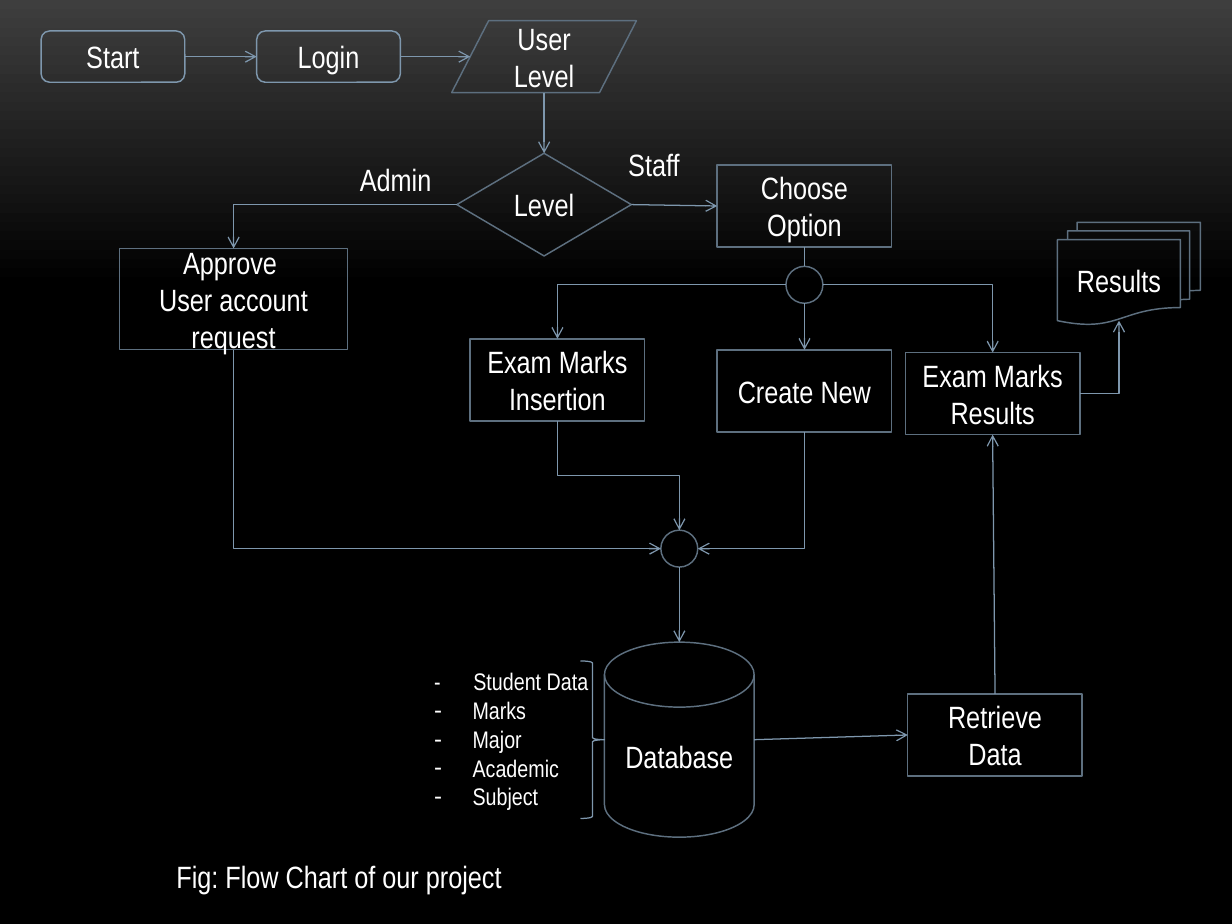
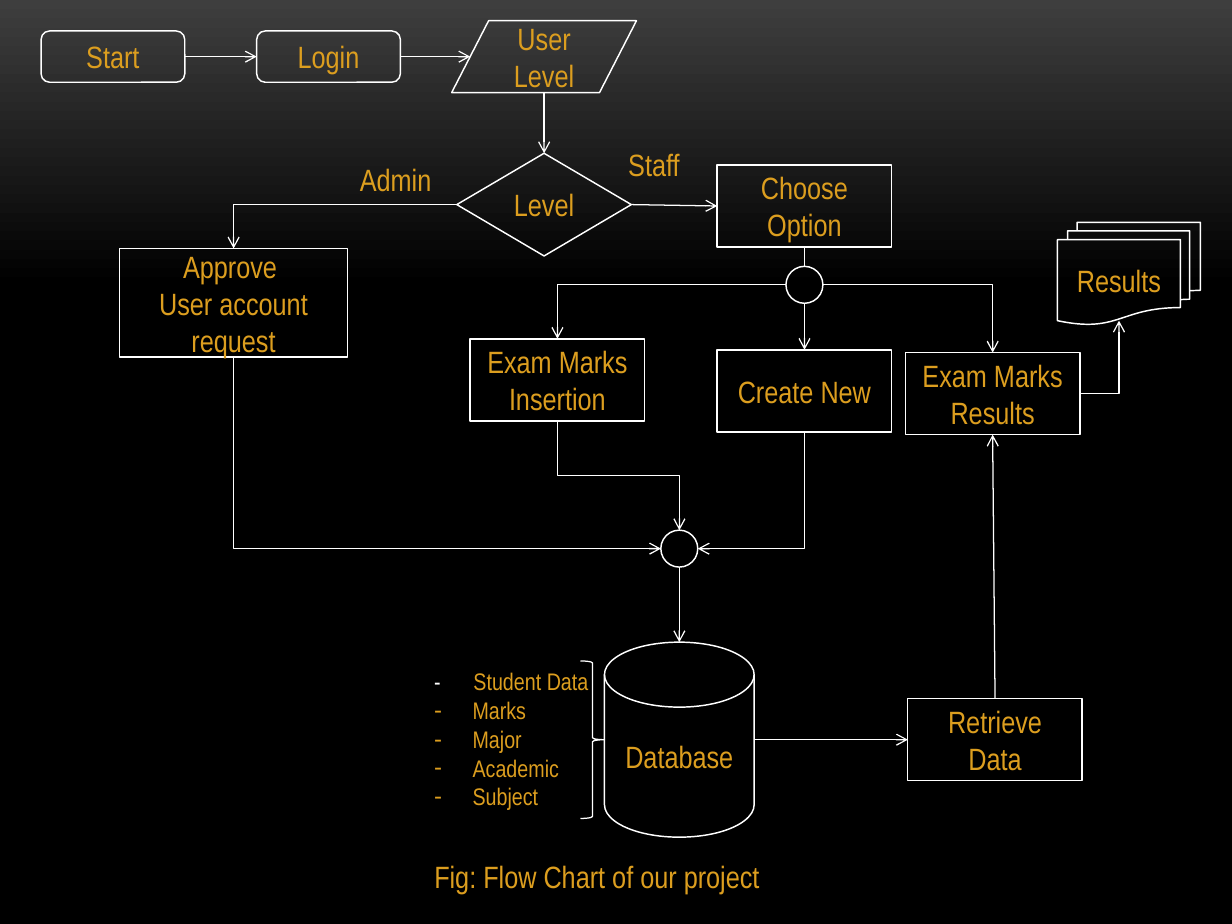
Before and after one commit to team7mit/ExamRecordQQ, a slide deck: slide 9 of Examination Record Management System.pptx. Drawn at 1232x924 pixels with LibreOffice and Linux fonts; fonts in the diff are those of the drawing. Boxes give left, top, right and bottom in pixels: in the first picture for what was removed or moved away, otherwise in the second. Text is boxed around its words. In the diff, an @@ line names an element or a change of style, - is before the commit and + after.

```diff
--- a/Examination Record Management System.pptx
+++ b/Examination Record Management System.pptx
@@ rounded rectangle "Start" at (41,31,185,83): text colour #FFFFFF to #DC9E1F; outline #7E97AD 0.85 pt to #FFFFFF 0.85 pt @@
@@ arrow (185, 57) - (256, 57): stroke #7E97AD 0.75 pt to #FFFFFF 0.75 pt @@
@@ rounded rectangle "Login" at (256,31,400,83): text colour #FFFFFF to #DC9E1F; outline #7E97AD 0.85 pt to #FFFFFF 0.85 pt @@
@@ arrow (400, 57) - (471, 57): stroke #7E97AD 0.75 pt to #FFFFFF 0.75 pt @@
@@ arrow (545, 92) - (545, 153): stroke #7E97AD 0.75 pt to #FFFFFF 0.75 pt @@
@@ text colour #FFFFFF to #DC9E1F in 3 elements at (360,168,432,192), (473,672,589,810), (628,153,679,177) @@
@@ elbow arrow (457, 205) - (234, 249): stroke #7E97AD 0.75 pt to #FFFFFF 0.75 pt @@
@@ arrow (631, 205) - (717, 206): stroke #7E97AD 0.75 pt to #FFFFFF 0.75 pt @@
@@ text colour #FFFFFF to #DC9E1F; outline #5D7080 0.85 pt to #FFFFFF 0.85 pt in 10 elements at (452,21,637,92), (457,153,632,255), (717,165,892,248), (471,339,646,421), (717,350,892,432), (906,352,1080,435), (605,642,754,837), (1057,222,1200,324), (908,699,1083,781), (120,249,347,357) @@
@@ rectangle "Approve": place and size @@
-rectangle "Approve" at (120,249,347,350)
+rectangle "Approve" at (120,249,347,357)
@@ ellipse at (786,266,823,303): outline #5D7080 0.85 pt to #FFFFFF 0.85 pt @@
@@ line (804, 248) - (804, 266): stroke #7E97AD 0.75 pt to #FFFFFF 0.75 pt @@
@@ elbow arrow (786, 285) - (558, 339): stroke #7E97AD 0.75 pt to #FFFFFF 0.75 pt @@
@@ elbow arrow (823, 285) - (993, 352): stroke #7E97AD 0.75 pt to #FFFFFF 0.75 pt @@
@@ arrow (804, 303) - (804, 350): stroke #7E97AD 0.75 pt to #FFFFFF 0.75 pt @@
@@ elbow arrow (1080, 394) - (1119, 320): stroke #7E97AD 0.75 pt to #FFFFFF 0.75 pt @@
@@ elbow arrow moved from (234, 350) - (660, 548) to (234, 357) - (660, 548) @@
@@ elbow arrow (234, 357) - (660, 548): stroke #7E97AD 0.75 pt to #FFFFFF 0.75 pt @@
@@ elbow arrow (558, 421) - (679, 530): stroke #7E97AD 0.75 pt to #FFFFFF 0.75 pt @@
@@ elbow arrow (804, 432) - (697, 548): stroke #7E97AD 0.75 pt to #FFFFFF 0.75 pt @@
@@ arrow moved from (995, 694) - (993, 435) to (995, 699) - (993, 435) @@
@@ arrow (995, 699) - (993, 435): stroke #7E97AD 0.75 pt to #FFFFFF 0.75 pt @@
@@ ellipse at (660,530,697,567): outline #5D7080 0.85 pt to #FFFFFF 0.85 pt @@
@@ arrow (679, 567) - (679, 642): stroke #7E97AD 0.75 pt to #FFFFFF 0.75 pt @@
@@ right brace at (580,660,604,818): outline #7E97AD 0.75 pt to #FFFFFF 0.75 pt @@
@@ rectangle "Retrieve Data": place and size @@
-rectangle "Retrieve Data" at (908,694,1083,776)
+rectangle "Retrieve Data" at (908,699,1083,781)
@@ arrow moved from (754, 739) - (908, 736) to (754, 739) - (908, 739) @@
@@ arrow (754, 739) - (908, 739): stroke #7E97AD 0.75 pt to #FFFFFF 0.75 pt @@
@@ text "Fig: Flow Chart of our ..." at (434,865,760,895): text colour #FFFFFF to #DC9E1F; alignment left to centre @@
```
Also in this commit, not shown: 12 other slides changed.
